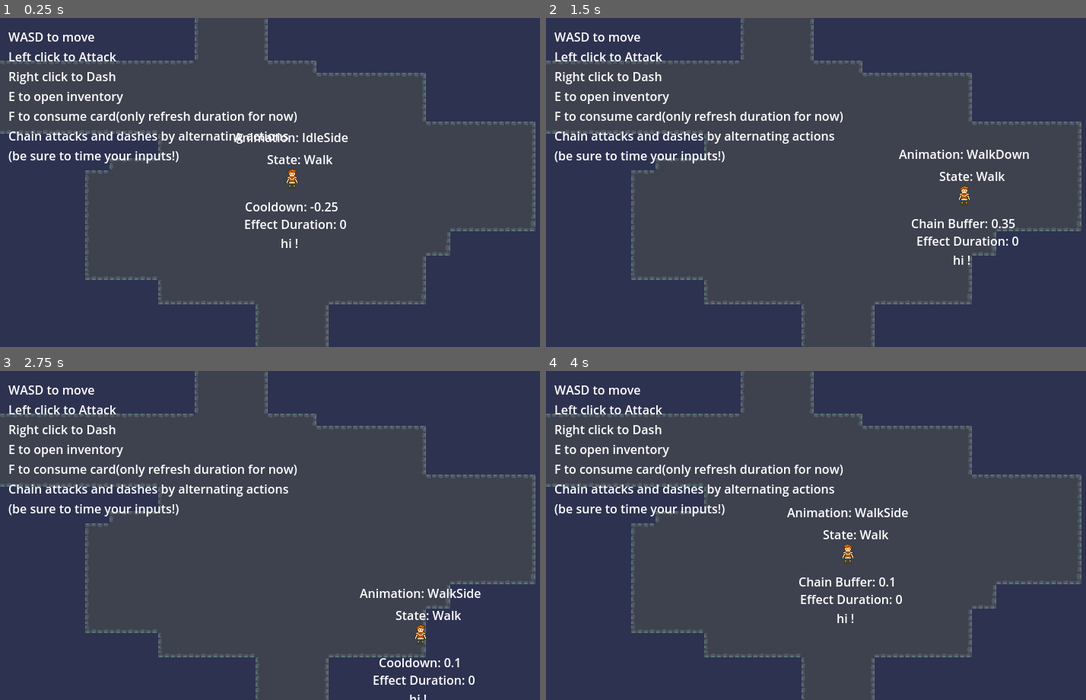
Above: before the commit, frames 1-4 (two rows, left to right).
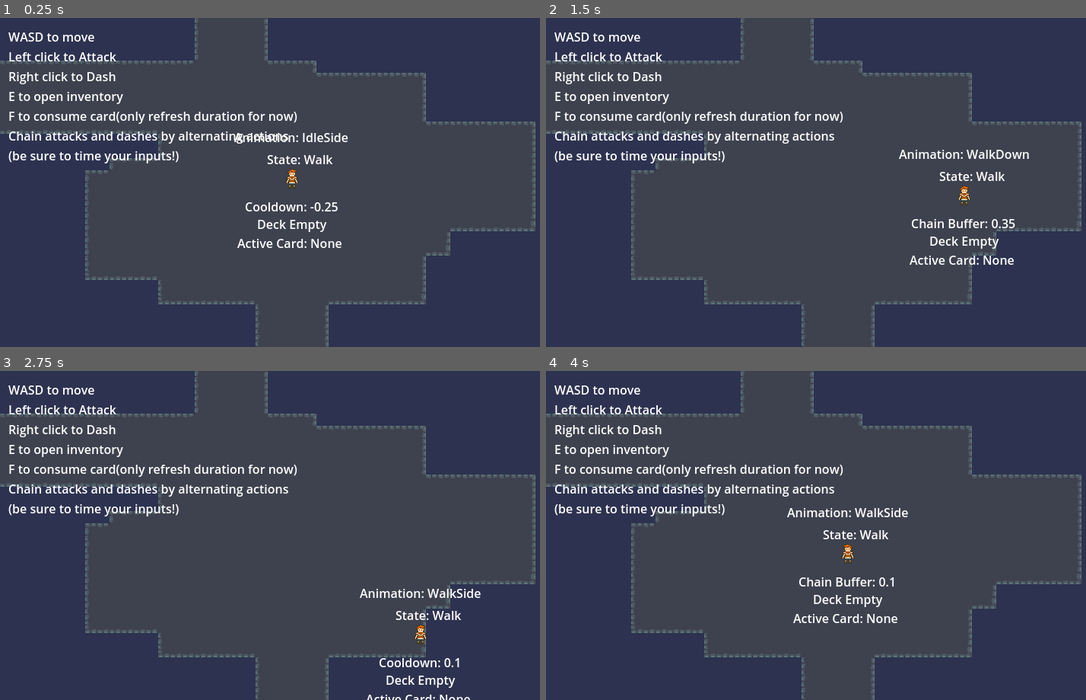
Above: after the commit, the same moments.

Repository: UVGDClub/PassTheGame_2024
Game: Godot game, scene res://src/proc_gen/GeneratingLevel.tscn
Same seed, same stepped clock (60 frames per second), same inputs: the game is played once before the commit and once after it.
Inputs (mouse positions are in pixels of both pictures, inside the frame that each line leads up to):
- Up to frame 1 (0.25 s): no input
- Up to frame 2 (1.5 s): tap Enter at 0.5, 1.25 s; move the mouse to (967, 166) at 0.52 s; hold D (right) 0.53-1.28 s; click (967, 166) at 0.6 s; move the mouse to (718, 198) at 1.27 s; hold S (down) from 1.28 s (still down); tap F (consume) at 1.35 s
- Up to frame 3 (2.75 s): tap Enter at 2 s; move the mouse to (351, 463) at 2.02 s; release S (down) at 2.03 s; hold D (right) from 2.03 s (still down); right-click (351, 463) at 2.1 s
- Up to frame 4 (4 s): tap Enter at 2.75, 3.5 s; move the mouse to (810, 601) at 2.77 s; release D (right) at 2.78 s; hold W (up) 2.78-3.53 s; click (810, 601) at 2.85 s; move the mouse to (1015, 584) at 3.52 s; hold A (left) from 3.53 s (still down); tap F (consume) at 3.6 s

The runs differ from the first frame. In frame 1, 0.6% of the frame differs, in the area x 43-65%, y 61-70%; in frame 2, 0.6%, in the area x 67-88%, y 66-75%; in frame 3, 0.4%; in frame 4, 0.6%.

Commit message:
Better debug ui
-Fixed debug label for better clarity

Diff:
--- a/src/managers/deck_manager.gd
+++ b/src/managers/deck_manager.gd
@@ -59,7 +59,8 @@
 	discard_pile = []
 	draw_pile = full_deck.duplicate()
 	draw_pile.shuffle()
-	timer.start(DRAW_CARD_INTERVAL)
+	is_currently_shuffling = true
+	timer.start(DRAW_CARD_INTERVAL) #there a 5 seconds delay from picking up the first card and drawing starts
 
 
 func add_card(card: Card) -> void:
--- a/src/player/player.gd
+++ b/src/player/player.gd
@@ -135,6 +135,9 @@
 		$temp_ActiveEffectLabel.text = "Shuffle Time: " + str(round(DeckManager.timer.get_time_left() * 100) / 100)
 		$tempt_ActiveCardLabel.text = "Active Card: None"
 	else:
-		$temp_ActiveEffectLabel.text = "Effect Duration: " + str(round(DeckManager.timer.get_time_left() * 100) / 100)
 		if DeckManager.drawn_card != null:
+			$temp_ActiveEffectLabel.text = "Effect Duration: " + str(round(DeckManager.timer.get_time_left() * 100) / 100)
 			$tempt_ActiveCardLabel.text = "Active Card: " + DeckManager.drawn_card.card_name
+		else:
+			$temp_ActiveEffectLabel.text = "Deck Empty"
+			$tempt_ActiveCardLabel.text = "Active Card: None"
